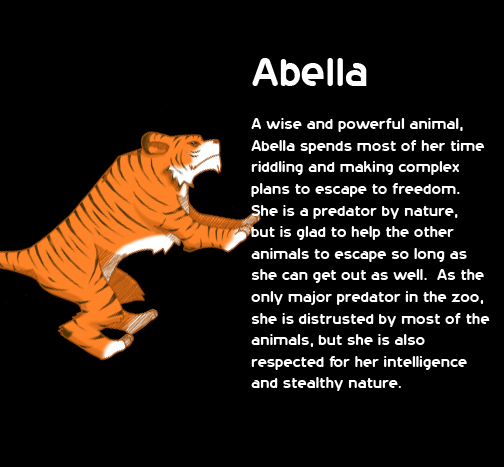
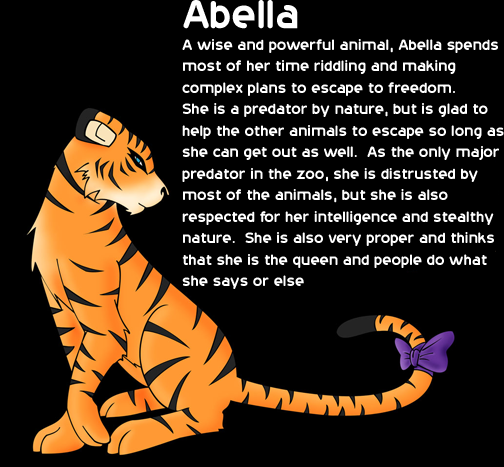
Two versions of the same layered image (504 × 467). Layer-by-layer changes:
removed layer "Abella A wise and powerful an" over <box>251,58,490,391</box>
removed layer "lines" over <box>0,91,278,425</box>
removed layer "stripes" over <box>16,131,233,350</box>
removed layer "muzzle" over <box>0,133,260,360</box>
renamed "shadow" to "Abella A wise and powerful ani", painted on it over <box>0,0,504,360</box>
renamed "eyes" to "Layer 1", moved it above "Layer 0", painted on it over <box>0,93,499,456</box>
removed layer "Background" over <box>0,0,504,456</box>
renamed "fur" to "Layer 0", painted on it over <box>0,0,504,456</box>
